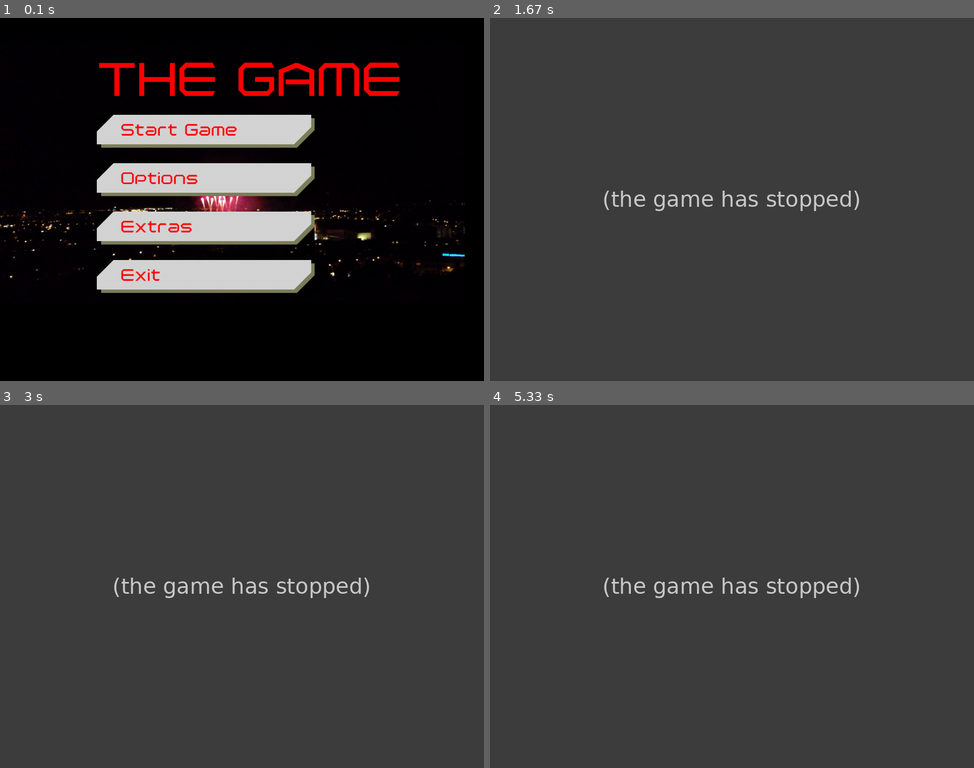
Above: before the commit, frames 1-4 (two rows, left to right).
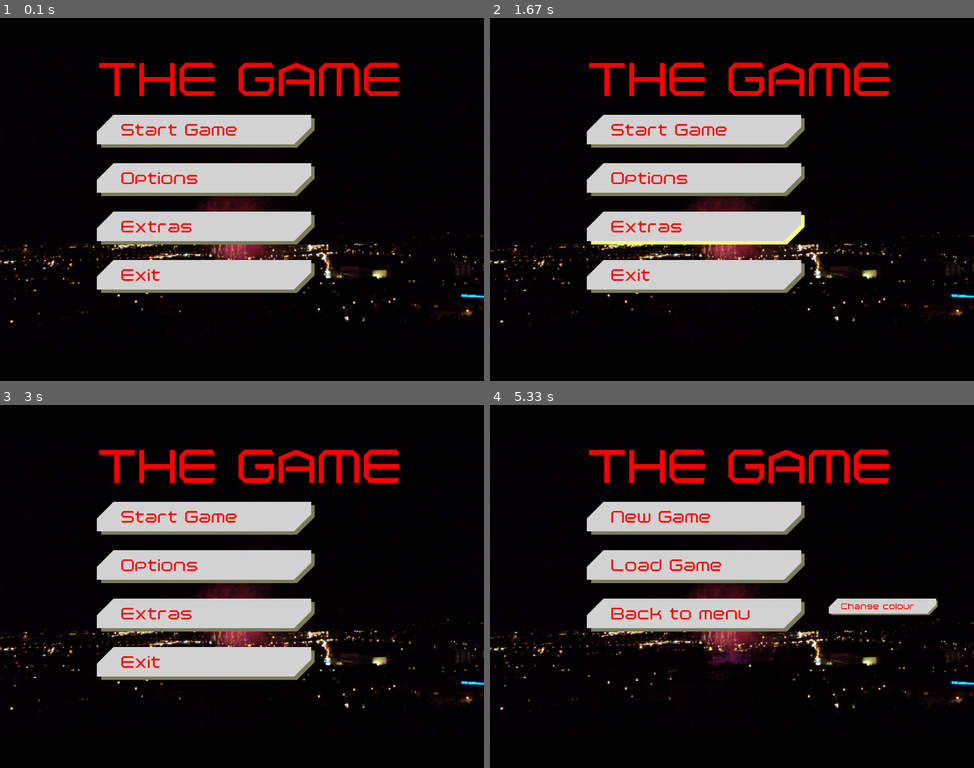
Above: after the commit, the same moments.

Repository: Ufonek1/EarlOfSandwich
Game: pygame game, started from src/game/playerShip.py
The game is run twice, just before and just after one commit, with the same random seed, the same clock (stepped at 60 frames per second) and the same inputs. The source is Python 2; it was converted automatically to run under Python 3.
Inputs (mouse positions are in pixels of both pictures, inside the frame that each line leads up to):
- Up to frame 1 (0.1 s): no input
- Up to frame 2 (1.67 s): click (693, 130) at 0.38 s; click (790, 232) at 0.75 s; press the mouse at (693, 130) at 1.03 s; move the mouse to (678, 126) at 1.13 s; release the mouse at (664, 123) at 1.27 s; press the mouse at (693, 228) at 1.43 s; move the mouse to (698, 221) at 1.53 s; move the mouse to (702, 217) at 1.63 s
- Up to frame 3 (3 s): release the mouse at (212, 604) at 1.67 s; press the mouse at (203, 517) at 1.77 s; move the mouse to (140, 593) at 1.87 s; move the mouse to (77, 666) at 1.97 s; release the mouse at (77, 666) at 2 s; press the mouse at (203, 615) at 2.6 s; move the mouse to (145, 561) at 2.7 s; release the mouse at (87, 506) at 2.83 s
- Up to frame 4 (5.33 s): press the mouse at (693, 517) at 3.93 s; move the mouse to (659, 608) at 4.03 s; release the mouse at (625, 699) at 4.17 s; press the mouse at (693, 615) at 4.27 s; move the mouse to (741, 626) at 4.37 s; release the mouse at (790, 637) at 4.5 s; press the mouse at (693, 517) at 5.1 s; move the mouse to (794, 488) at 5.2 s; move the mouse to (896, 455) at 5.3 s

The runs differ from the first frame. In frame 1, 4.0% of the frame differs, in the area x 0-100%, y 12-85%; in frame 2, 100%; in frame 3, 100%, in the area x 0-100%, y 0-100%; in frame 4, 100%.
Before the commit the program exited at 0.38 s; later frames show no game.

Commit message:
pregameMenu works now
working pregame menu, background now covers the whole screen and is one
image, buttons' transparency works (via colorkey)

However, the background image is drawn everytime something happens,
which could cause performance issues. TODO: ImageLoader of some sort

Diff:
--- a/src/core/__init__.py
+++ b/src/core/__init__.py
@@ -8,6 +8,7 @@
 import pygame
 import pygame.locals as pl
 import pygame.mouse as mouse
+import pregameMenu
 from core import mainMenu
 from constants import *
 
@@ -19,31 +20,46 @@
 pygame.display.set_caption("Yet another pygame window")
 print "window fired up"
 
-gameBackground = pygame.sprite.GroupSingle()
+#background
+screen.blit(MENU_BACKGROUND, (0,0))
+pygame.display.flip()
 
-#background
-background = pygame.sprite.Sprite()
-background.image = pygame.image.load(MAIN_MENU_BACKGROUND_PATH).convert_alpha()
-background.rect = screensize
-background.add(gameBackground)
-gameBackground.draw(screen)
+alive = True
 # start main menu and wait for response, which gets saved
+
 menuOutput = mainMenu.start(screen)
+pygame.display.flip()
 '''
 now check the value and forward elsewhere
 button destinations are self-explanatory
 btw, they're set in mainMenu.start()
+
+anyway, this has to be a loop, otherwise the player won't be able to go back and forth between menus
 '''
-if menuOutput == "QUIT":
-    print ("game closed from MAIN MENU")
-elif menuOutput == "GAME":
-    print ("Start game button was clicked")
-elif menuOutput == "OPTIONS":
-    print ("Options button was clicked")
-elif menuOutput == "EXTRAS":
-    print ("Some other button was clicked")
-else:
-    print ("Somebody didn't specify the button destination or destination handling right")
+while alive:
+    if menuOutput == "QUIT":
+        print ("game closed from MAIN MENU")
+        alive = False
+    elif menuOutput == "GAME":
+        print ("Start game button was clicked")
+        screen.blit(MENU_BACKGROUND, (0,0))
+        pygame.display.flip()
+        menuOutput = pregameMenu.start(screen)
+    elif menuOutput == "OPTIONS":
+        print ("Options button was clicked")
+        break
+    elif menuOutput == "EXTRAS":
+        print ("Some other button was clicked")
+        break
+    elif menuOutput == "BACKTOMAIN":
+        print ("The back to main menu button was clicked")
+        print ("Returning to main menu")
+        screen.blit(MENU_BACKGROUND, (0,0))
+        pygame.display.flip()
+        menuOutput = mainMenu.start(screen)
+    else:
+        print ("Somebody didn't specify the button destination or destination handling right")
+        break
 
 
 # when that is done, quit
--- a/src/core/constants.py
+++ b/src/core/constants.py
@@ -9,6 +9,8 @@
 """ This class is to make the code more readable by replacing values with names in CAPITALS
 and with _
 """
+
+pygame.init()
 
 """----------------------------------PATHS-------------------------------"""
 
@@ -28,11 +30,18 @@
 BLACK = (0 ,0, 0)
 WHITE = (255,255,255)
 FULL_RED = (255,0,0)
+FULL_MAGENTA = (255,0,255)
 
 """----------------------------------RESOLUTION-------------------------------"""
 SCREEN_WIDTH = 1000
 SCREEN_HEIGHT = 750
 
 """----------------------------------MISC-------------------------------"""
-MENU_BACKGROUND = pygame.Surface((SCREEN_WIDTH, SCREEN_HEIGHT))
-MENU_BACKGROUND.fill(BLACK)
+def menuBackgroundInit():
+    menubg = pygame.image.load(MAIN_MENU_BACKGROUND_PATH)
+    menubg = pygame.transform.scale(menubg, (SCREEN_WIDTH, SCREEN_HEIGHT))
+
+    return menubg
+
+MENU_BACKGROUND = menuBackgroundInit()
+GAME_FPS = 30
--- a/src/core/mainMenu.py
+++ b/src/core/mainMenu.py
@@ -64,12 +64,12 @@
     # draw them on screen and update
     #buttons.draw(screen)
 
-    # load font for labels
-    button_font = pygame.font.Font(MAIN_MENU_FONT_PATH, 100)
+    # load font for title
+    title_font = pygame.font.Font(MAIN_MENU_FONT_PATH, 100)
 
-    #create the labels as sprites with text as their source image
+    #create the title as sprites with text as their source image
     title1 = pygame.sprite.DirtySprite()
-    text1 = (button_font.render("THE GAME", True, FULL_RED))
+    text1 = (title_font.render("THE GAME", True, FULL_RED))
     title1.image = text1
     title1.rect = title1.image.get_rect()
     title1._layer = 5
@@ -91,7 +91,7 @@
     # Main Menu event loop
     menuRunning = True
 
-    print ("menu running........")
+    print ("main menu running........")
 
     while menuRunning:
         for event in pygame.event.get():
@@ -100,6 +100,7 @@
                 print("game closed from main menu")
                 return 0
             if event.type == pl.MOUSEBUTTONDOWN and mouse.get_pressed()[0]:
+                screen.blit(MENU_BACKGROUND, (0,0))
                 buttons.update(event)
                 allSprites.draw(screen)
                 pygame.display.flip()
@@ -117,17 +118,20 @@
                 for button in buttons:
                     if button.getMouseOver():
                         return button.destination
-
             if event.type == pl.MOUSEMOTION:
                 #update buttons for mouseover, we can afford to do it every time the mouse moves and reload all sprites
+                screen.blit(MENU_BACKGROUND, (0,0))
                 buttons.update(event)
                 allSprites.draw(screen)
                 pygame.display.flip()
-            clock.tick(30)
+            clock.tick(GAME_FPS)
             #we update twice, so that the button doesn't freeze after pressing
+            screen.blit(MENU_BACKGROUND, (0,0))
             buttons.update(event)
             allSprites.draw(screen)
             pygame.display.flip()
 
-
+    #clear the screen
+    screen.blit(MENU_BACKGROUND, (0,0))
+    pygame.display.flip()
     print "menu closing"
--- a/src/core/menuButton.py
+++ b/src/core/menuButton.py
@@ -20,25 +20,41 @@
 
     # font of buttons
     button_font = pygame.font.Font(MAIN_MENU_FONT_PATH, 35)
-    '''@TODO figure out a way how to be able to change the button's text from the outside'''
-    def start(self, text, destination):
+
+    def start(self, text, destination, relativescale = 1):
         pygame.sprite.Sprite.__init__(self)
         #create the spritesheet
         sprite_sheet = SpriteSheet(BUTTON_SPRITESHEET_PATH)
 
+        buttonColorkey = WHITE
         button_frame = []
-        #load all appropriate images and write text over them
-        image = sprite_sheet.getImage(0, 0, 450, 68)
+        '''
+        load all appropriate images and write text over them
+
+        basic recipe:
+        1. find and load the desired area of the spritesheet
+        2. render text over that
+        3. apply any scaling, if there is any
+        4. append to main frame array
+        '''
+        image = sprite_sheet.getImage(0, 0, 450, 68, buttonColorkey)
         image.blit(self.button_font.render(text, True, FULL_RED), (49,7))
+        image = pygame.transform.scale(image, (450/relativescale, 68/relativescale))
         button_frame.append(image)
-        image = sprite_sheet.getImage(0, 68, 450, 68)
+
+        image = sprite_sheet.getImage(0, 68, 450, 68, buttonColorkey)
         image.blit(self.button_font.render(text, True, FULL_RED), (49,7))
+        image = pygame.transform.scale(image, (450/relativescale, 68/relativescale))
         button_frame.append(image)
-        image = sprite_sheet.getImage(0, 136, 450, 68)
+
+        image = sprite_sheet.getImage(0, 136, 450, 68, buttonColorkey)
         image.blit(self.button_font.render(text, True, FULL_RED), (49,7))
+        image = pygame.transform.scale(image, (450/relativescale, 68/relativescale))
         button_frame.append(image)
-        image = sprite_sheet.getImage(0, 204, 450, 68)
+
+        image = sprite_sheet.getImage(0, 204, 450, 68, buttonColorkey)
         image.blit(self.button_font.render(text, True, FULL_RED), (56,14))
+        image = pygame.transform.scale(image, (450/relativescale, 68/relativescale))
         button_frame.append(image)
 
         #set starting image
@@ -56,18 +72,13 @@
         if self.rect.collidepoint(mouse.get_pos()):
             if event.type == pl.MOUSEBUTTONDOWN and mouse.get_pressed()[0]:
                 self.image = self.button_frame[3]
-                # this will point Main menu somewhere else (depends on the destination, ofc)
-                #if self.destination != 0:
-                #   print ("returning self.destination")
-                #   return self.destination
             else:
                 self.image = self.button_frame[1]
-                #print ("cursor is on " + str(self))
         else:
             self.image = self.button_frame[0]
 
     def getMouseOver(self):
-        #simple method for getting is the mouse is on the button
+        #simple method for getting if the mouse is on the button
         if self.rect.collidepoint(mouse.get_pos()):
             return True
         else:
--- a/src/core/pregameMenu.py
+++ b/src/core/pregameMenu.py
@@ -5,9 +5,137 @@
 This is the pregame menu, where the player is able to load his progress, choose level, set some settings, etc.
 OR return back to the main menu. Basically it's going to be again a load of buttons that point you somewhere
 or do something else. (Change-colour-of-ship type of thing)
+
+This module is a copy of mainMenu
 '''
+
 import pygame
-import game
+import pygame.locals as pl
+import pygame.mouse as mouse
+from core.constants import *
+from menuButton import menuButton
 
-def start():
-    game.start()
+buttons = pygame.sprite.Group()
+
+allSprites = pygame.sprite.LayeredUpdates(layer = 0)
+#array which holds all button destinations' values (used for acting based on them)
+
+def start(screen):
+
+    print "Firing up pregame menu........"
+    pygame.init()
+
+    #coordinates of button column
+    buttonColumnTop = 200
+    buttonColumnLeft = 200
+
+    #for fps control
+    clock = pygame.time.Clock()
+
+    #create all the buttons
+    button1 = menuButton()
+    button1.start("New Game", "NEW")
+    button1.rect.x  = (buttonColumnLeft)
+    button1.rect.y = (buttonColumnTop)
+    button1.add(buttons)
+    button1.add(allSprites)
+
+    button2 = menuButton()
+    button2.start("Load Game", "LOAD")
+    button2.rect.x  = (buttonColumnLeft)
+    button2.rect.y = (buttonColumnTop + 100)
+    button2.add(buttons)
+    button2.add(allSprites)
+
+    button3 = menuButton()
+    button3.start("Change colour", "COLOUR", 2)
+    button3.rect.x  = (buttonColumnLeft + 500)
+    button3.rect.y = (buttonColumnTop + 200)
+    button3.add(buttons)
+    button3.add(allSprites)
+
+    button4 = menuButton()
+    button4.start("Back to menu", "BACKTOMAIN")
+    button4.rect.x  = (buttonColumnLeft)
+    button4.rect.y = (buttonColumnTop + 200)
+    button4.add(buttons)
+    button4.add(allSprites)
+
+    #add buttons to bottom layer
+    allSprites.add(buttons, layer = 1)
+    print "buttons created on layer 1"
+    # draw them on screen and update
+    #buttons.draw(screen)
+
+    # load font for title
+    title_font = pygame.font.Font(MAIN_MENU_FONT_PATH, 100)
+
+    #create the title as sprites with text as their source image
+    title1 = pygame.sprite.DirtySprite()
+    text1 = (title_font.render("THE GAME", True, FULL_RED))
+    title1.image = text1
+    title1.rect = title1.image.get_rect()
+    title1._layer = 5
+
+    #coordinates of title
+    title1.rect.x = 200
+    title1.rect.y = 60
+
+    title1.add(allSprites)
+    #draw sprites
+    print("title created and drawn on layer " + str(title1._layer))
+    print("top layer of all sprites has the number " + str(allSprites.get_top_layer()))
+    print("bottom layer of all sprites has the number " + str(allSprites.get_bottom_layer()))
+    allSprites.draw(screen)
+
+    pygame.display.flip()
+    print ("sprites created and drawn on screen")
+
+    # Main Menu event loop
+    pregameMenuRunning = True
+
+    print ("pregame menu running........")
+
+    while pregameMenuRunning:
+        for event in pygame.event.get():
+            if event.type == pl.QUIT or (event.type == pl.KEYDOWN and event.key == pl.K_ESCAPE):
+                pregameMenuRunning = False
+                print("game closed from pregame menu")
+                return 0
+            if event.type == pl.MOUSEBUTTONDOWN and mouse.get_pressed()[0]:
+                screen.blit(MENU_BACKGROUND, (0,0))
+                buttons.update(event)
+                allSprites.draw(screen)
+                pygame.display.flip()
+                '''
+                This is where the button's destination kicks in
+                Unfortunately, we have to check each button separately,
+                as the pygame.sprite.Group.update() can't return sprites' .update()
+                return values.
+                What happens here:
+                When the user clicks a button, all buttons are checked to see which one the mouse is on,
+                then the destination is outputted to core.init, which then decides based on that where
+                to go or what to do next.
+                '''
+                print("A button was clicked, checking which one it was")
+                for button in buttons:
+                    if button.getMouseOver():
+                        return button.destination
+
+            if event.type == pl.MOUSEMOTION:
+                #update buttons for mouseover, we can afford to do it every time the mouse moves and reload all sprites
+                screen.blit(MENU_BACKGROUND, (0,0))
+                buttons.update(event)
+                allSprites.draw(screen)
+                pygame.display.flip()
+            clock.tick(GAME_FPS)
+            #we update twice, so that the button doesn't freeze after pressing
+            screen.blit(MENU_BACKGROUND, (0,0))
+            buttons.update(event)
+            allSprites.draw(screen)
+            pygame.display.flip()
+
+    #clear the screen
+    screen.blit(MENU_BACKGROUND, (0,0))
+    pygame.display.flip()
+    print "pregame menu closing"
--- a/src/core/spritesheet_functions.py
+++ b/src/core/spritesheet_functions.py
@@ -5,15 +5,16 @@
 '''
 
 import pygame
+from constants import *
 
 class SpriteSheet():
 # This points to our sprite sheet image
     sprite_sheet = None
     def __init__(self, file_name):
     # Load the sprite sheet.
-        self.sprite_sheet = pygame.image.load(file_name).convert_alpha()
+        self.sprite_sheet = pygame.image.load(file_name).convert()
 
-    def getImage(self, x, y, width, height):
+    def getImage(self, x, y, width, height, colorkey):
         """ Grab a single image out of a larger spritesheet
            Pass in the x, y location of the sprite
            and the width and height of the sprite. """
@@ -21,7 +22,7 @@
         image = pygame.Surface([width, height]).convert()
         # Copy the sprite from the large sheet onto the smaller image
         image.blit(self.sprite_sheet, (0, 0), (x, y, width, height) )
-        # Assuming black works as the transparent color
-  #      image.set_colorkey(0,0,0)
+        # setting the transparent colour
+        image.set_colorkey(colorkey)
         # Return the image
         return image
Not shown, changed: src/core/__init__.pyc
Not shown, changed: src/core/constants.pyc
Not shown, changed: src/core/mainMenu.pyc
Not shown, changed: src/core/menuButton.pyc
Not shown, added: src/core/pregameMenu.pyc
Not shown, added: src/core/smallmenuButton.pyc
Not shown, changed: src/core/spritesheet_functions.pyc
